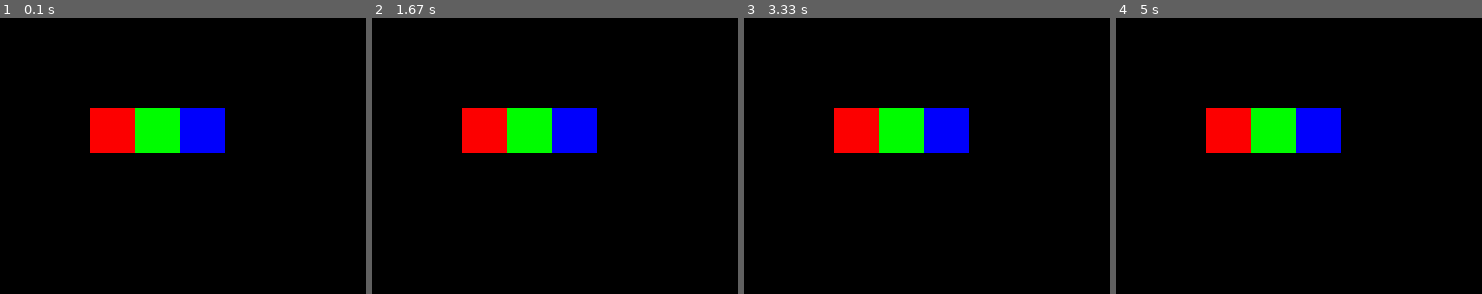
Above: before the commit, frames 1-4 (left to right).
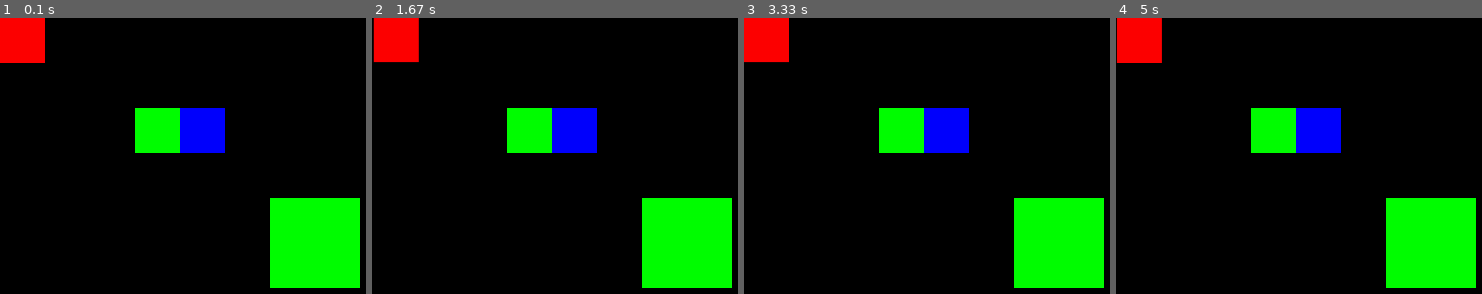
Above: after the commit, the same moments.

Repository: igoa149/pygame-01
Game: pygame game, started from game.py
The game is run twice, just before and just after one commit, with the same random seed, the same clock (stepped at 60 frames per second) and the same inputs.
Inputs:
- Up to frame 1 (0.1 s): no input
- Up to frame 2 (1.67 s): hold Right 0.33-0.8 s; hold Up 0.83-1.13 s; hold Right 1.17-1.63 s
- Up to frame 3 (3.33 s): hold Left 1.67-2.2 s; hold Down 2.23-2.53 s; hold Left 2.57-2.97 s; hold Up from 3 s (still down)
- Up to frame 4 (5 s): release Up at 3.37 s; hold Right 3.4-4.03 s; hold Down 4.07-4.43 s; hold Left 4.47-4.93 s; hold Right from 4.97 s (still down)

The runs differ from the first frame. In frame 1, 12% of the frame differs, in the area x 0-99%, y 0-98%; in frame 2, 12%; in frame 3, 12%; in frame 4, 12%.

Commit message:
방향키 입력 기능 추가/ 골인 지점 구현 중

Diff:
--- a/game.py
+++ b/game.py
@@ -2,15 +2,32 @@
 
 screen = pygame.display.set_mode([1000, 500])
 
+x = 0
+y = 0
 while True:
     for event in pygame.event.get():
         print(event)
         if event.type == 256:
             break
+        if event.type == 768:
+            if event.key == 1073741906:
+                y -= 1
+            if event.key == 1073741904:
+                x -= 1
+
+            if event.key == 1073741905:
+                y += 1
+
+            if event.key == 1073741903:
+                x += 1
+
     if event.type == 256:
         break
 
-    pygame.draw.rect(screen, (255, 0, 0), (100, 100, 50, 50))
+    screen.fill((0, 0, 0))  # 잔상 제거
+    pygame.draw.rect(screen, (255, 0, 0), (x, y, 50, 50))
     pygame.draw.rect(screen, (0, 255, 0), (150, 100, 50, 50))
     pygame.draw.rect(screen, (0, 0, 255), (200, 100, 50, 50))
+
+    pygame.draw.rect(screen, (0, 255, 0), (300, 200, 100, 100))
     pygame.display.flip()
